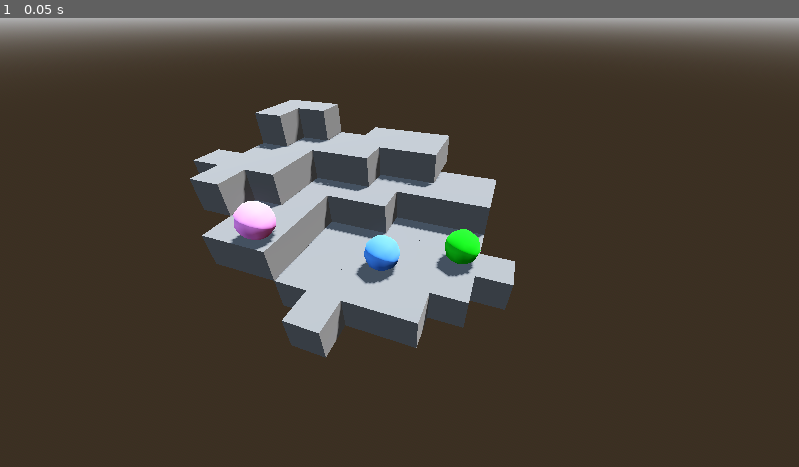
Above: before the commit, frame 1.
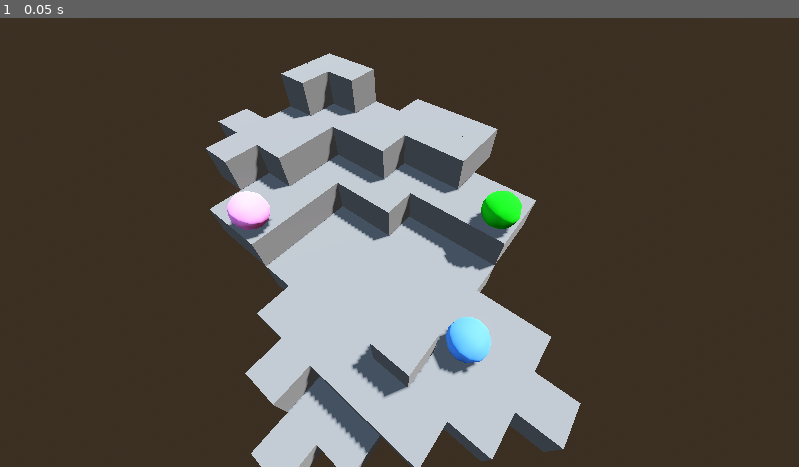
Above: after the commit, the same moment.

Repository: kmichalikk/last-camp-game
Game: Godot game, scene res://world.tscn
Same seed, same stepped clock (60 frames per second), same inputs: the game is played once before the commit and once after it.
Inputs:
- Up to frame 1 (0.05 s): no input

The runs differ from the first frame. In frame 1, 29% of the frame differs, in the area x 0-100%, y 0-100%.

Commit message:
Limit player movement to neighboring tiles

Diff:
--- a/game_state.gd
+++ b/game_state.gd
@@ -22,6 +22,36 @@
 	target_player = null
 	selection_changed.emit(null)
 
+
+func _target_is_reachable(player: Player, target: Node3D):
+	"""
+	checks if the target tile is reachable by the player;
+	player should be able to move 1 block in any direction on flat surface, but not descend/climb diagonally
+	"""
+	var distance_to_target = round(player.global_position - target.global_position - Vector3(0, 1, 0))
+	var abs_distance_to_target = abs(distance_to_target)
+	if abs_distance_to_target.y > 1:
+		return false
+
+	if abs_distance_to_target.y == 1 and abs_distance_to_target.x + abs_distance_to_target.z > 1:
+		return false
+
+	if abs_distance_to_target.x == 1 and abs_distance_to_target.z == 1:
+		# if the diagonal direction is blocked by a corner tile, we should disallow it
+		# we're testing that with two rays projected perpendicularily
+		var ray_direction_one = Vector3(-distance_to_target.x, 0, 0)
+		var ray_direction_two = Vector3(0, 0, -distance_to_target.z)
+		var intersections_one = player.get_world_3d().direct_space_state.intersect_ray(
+			PhysicsRayQueryParameters3D.create(player.global_position, player.global_position + ray_direction_one)
+		)
+		var intersections_two = player.get_world_3d().direct_space_state.intersect_ray(
+			PhysicsRayQueryParameters3D.create(player.global_position, player.global_position + ray_direction_two)
+		)
+		return intersections_one.is_empty() and intersections_two.is_empty()
+
+	return abs_distance_to_target.x <= 1 and abs_distance_to_target.z <= 1
+
+
 func can_player_move_to_tile(player: Player, tile: RockTile):
 	if not tile.player_can_stand_on:
 		return false
@@ -29,9 +59,10 @@
 	if tile.has_standing_player():
 		return false
 
-	# Additional constraints in the future will go here.
+	if not _target_is_reachable(player, tile):
+		return false
 
 	return true
 
 func can_player_stack_onto_player(stacking_player: Player, base_player: Player):
-	return stacking_player != base_player
+	return stacking_player != base_player and _target_is_reachable(stacking_player, base_player)
--- a/world.tscn
+++ b/world.tscn
@@ -4,6 +4,7 @@
 [ext_resource type="PackedScene" uid="uid://cvx2ghg0lj2pl" path="res://rocks_1.tscn" id="4_036b0"]
 [ext_resource type="Script" uid="uid://cq2l18duq1drb" path="res://game_state.gd" id="4_aqk2v"]
 [ext_resource type="PackedScene" uid="uid://fiegi28l5lg5" path="res://rocks_2.tscn" id="4_dwbse"]
+[ext_resource type="PackedScene" uid="uid://dk0hd4uiadqv" path="res://rock_tile.tscn" id="6_dwbse"]
 [ext_resource type="PackedScene" uid="uid://cnjcp87hhjkj6" path="res://rocks_3.tscn" id="6_pkg7o"]
 
 [sub_resource type="ProceduralSkyMaterial" id="ProceduralSkyMaterial_fj7yv"]
@@ -33,7 +34,7 @@
 shadow_enabled = true
 
 [node name="Camera3D" type="Camera3D" parent="." unique_id=1800993504]
-transform = Transform3D(0.9402684, -0.21054728, 0.2675167, 0, 0.78581065, 0.6184672, -0.34043404, -0.58152515, 0.7388729, 2.5063229, 6.1238127, 5.5275164)
+transform = Transform3D(0.7835274, -0.49099725, 0.38079727, 0, 0.6128475, 0.79020125, -0.62135726, -0.61914426, 0.48018283, 3.217189, 7.378235, 2.697546)
 
 [node name="Rocks" type="Node3D" parent="." unique_id=1795541474]
 
@@ -70,13 +71,25 @@
 [node name="Node3D8" parent="Rocks" unique_id=2034519563 instance=ExtResource("4_036b0")]
 transform = Transform3D(1, 0, 0, 0, 1, 0, 0, 0, 1, -5, 2, -1)
 
+[node name="Node3D9" parent="Rocks" unique_id=1278560734 instance=ExtResource("4_dwbse")]
+transform = Transform3D(1, 0, 0, 0, 1, 0, 0, 0, 1, 1, -1, 3)
+
+[node name="Node3D13" parent="Rocks" unique_id=635550534 instance=ExtResource("6_pkg7o")]
+transform = Transform3D(1, 0, 0, 0, 1, 0, 0, 0, 1, 3, 0, 2)
+
+[node name="Node3D14" parent="Rocks" unique_id=1942081550 instance=ExtResource("4_036b0")]
+transform = Transform3D(1, 0, 0, 0, 1, 0, 0, 0, 1, 4, 0, 0)
+
+[node name="StaticBody3D" parent="Rocks" unique_id=1126518158 instance=ExtResource("6_dwbse")]
+transform = Transform3D(1, 0, 0, 0, 1, 0, 0, 0, 1, 2, 1, 1)
+
 [node name="Player1" parent="." unique_id=1513608525 instance=ExtResource("1_f3sb7")]
-transform = Transform3D(1, 0, 0, 0, 1, 0, 0, 0, 1, 0, 1, 0)
+transform = Transform3D(1, 0, 0, 0, 1, 0, 0, 0, 1, 3, 1, 0)
 
 [node name="Player2" parent="." unique_id=328821560 instance=ExtResource("1_f3sb7")]
 transform = Transform3D(1, 0, 0, 0, 1, 0, 0, 0, 1, -3, 2, 1)
 player_color = Color(1, 0.5568628, 1, 1)
 
 [node name="Player3" parent="." unique_id=507396919 instance=ExtResource("1_f3sb7")]
-transform = Transform3D(1, 0, 0, 0, 1, 0, 0, 0, 1, 2, 1, -1)
+transform = Transform3D(1, 0, 0, 0, 1, 0, 0, 0, 1, 2, 2, -3)
 player_color = Color(0, 0.7882353, 0, 1)
